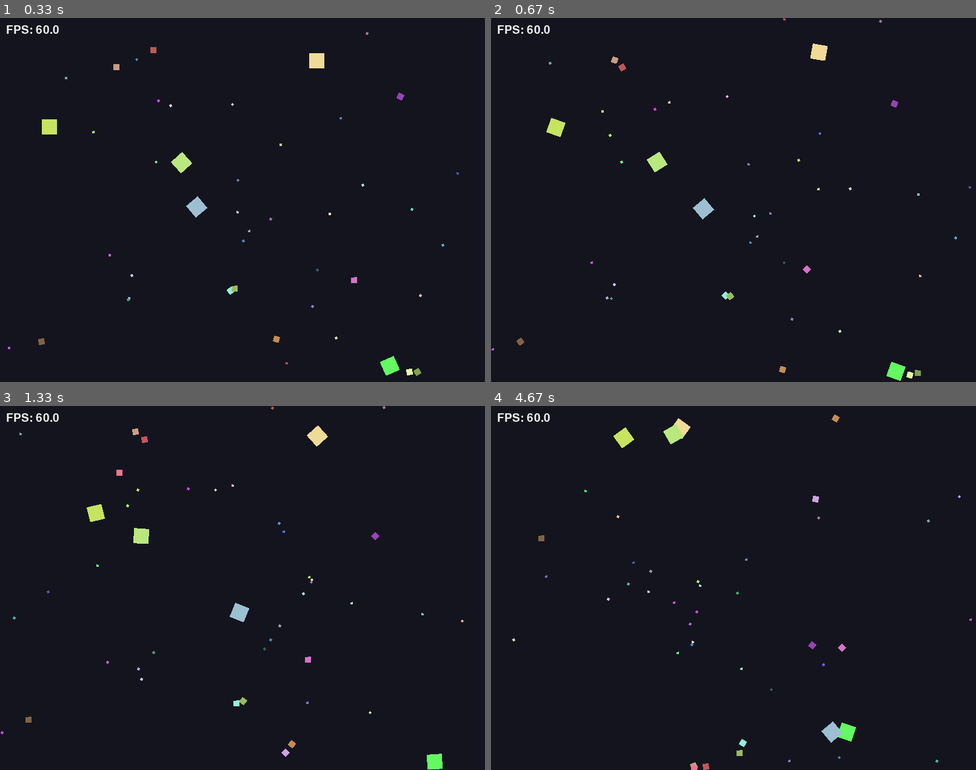
Above: before the commit, frames 1-4 (two rows, left to right).
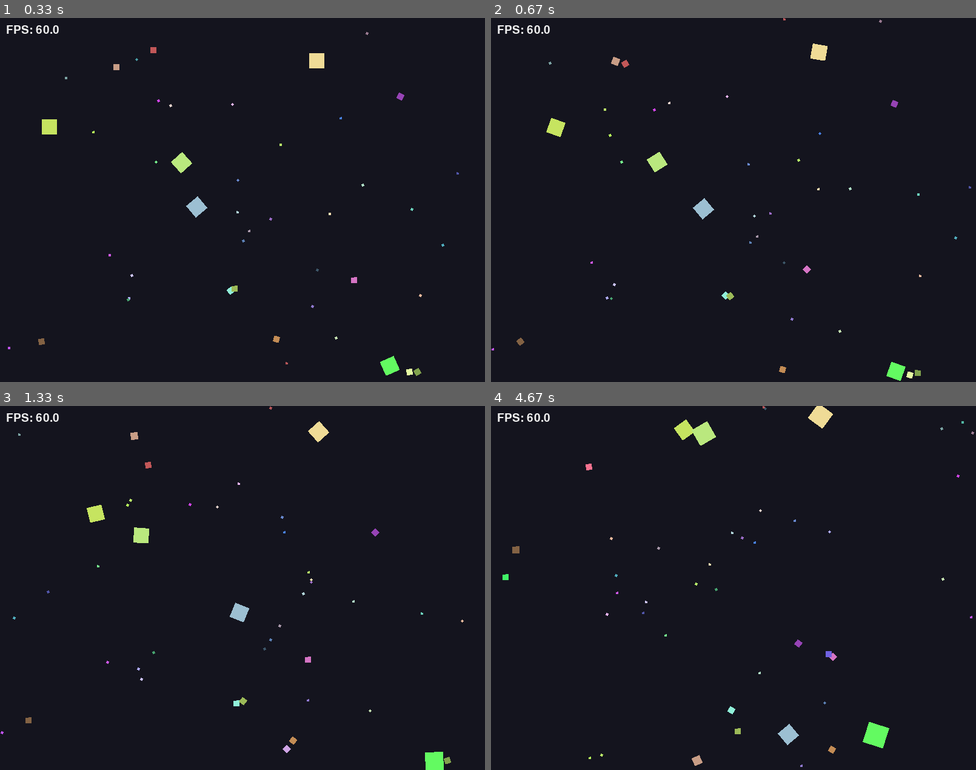
Above: after the commit, the same moments.

Repository: AgentAK2007/lab8-pygame
Game: pygame game, started from main.py
Same seed, same stepped clock (60 frames per second), same inputs: the game is played once before the commit and once after it.
Inputs:
- Up to frame 1 (0.33 s): no input
- Up to frame 2 (0.67 s): no input
- Up to frame 3 (1.33 s): no input
- Up to frame 4 (4.67 s): no input

Frame 1 is identical in both runs. In frame 2, less than 0.1% of the frame differs, in the area x 22-37%, y 10-26%; in frame 3, 0.5%; in frame 4, 2.0%, in the area x 2-100%, y 0-100%.

Commit message:
exam: q6 - eating++

Diff:
--- a/main.py
+++ b/main.py
@@ -23,9 +23,9 @@
     #Add 'size: int None = None' to for specific sizes
     def __init__(self, size: int | None = None) -> None:
 
-        #1. Use provided size, or choose a random one if none is provided.
+        # 1. Use the provided size, or choose a random one if none is provided.
         if size is not None:
-            self.size = size
+            self.size = int(size) #Force the float back into a whole integer to prevent type error
         else:
             self.size = random.randint(MIN_SQUARE_SIZE, MAX_SQUARE_SIZE)
 
@@ -265,10 +265,21 @@
 
             #only eat squares that are STRICTLY smaller than self
             if self.size > other.size:
-                #Use the function we wrote in Exercise 4 to check for a collision
+                #exercise 4 function to check collision
                 if self.check_collision(other):
                     #Mark the smaller square as dead.
                     other.is_dead = True
+
+                    #EXERCISE 6
+                    #Grow proportionally. So i will add 50% of the consumed square's size to self
+                    self.size += (other.size * 0.5)
+
+                    #Control the growth. So put a limit/max size at 120 pixels.
+                    self.size = min(self.size, 120.0)
+
+                    #Update the visual
+                    self.base_image = pygame.Surface((int(self.size), int(self.size)), pygame.SRCALPHA)
+                    self.base_image.fill(self.color)
 
     # --- DRAW IT TO THE SCREEN ---
     def draw(self, surface: pygame.Surface) -> None:
